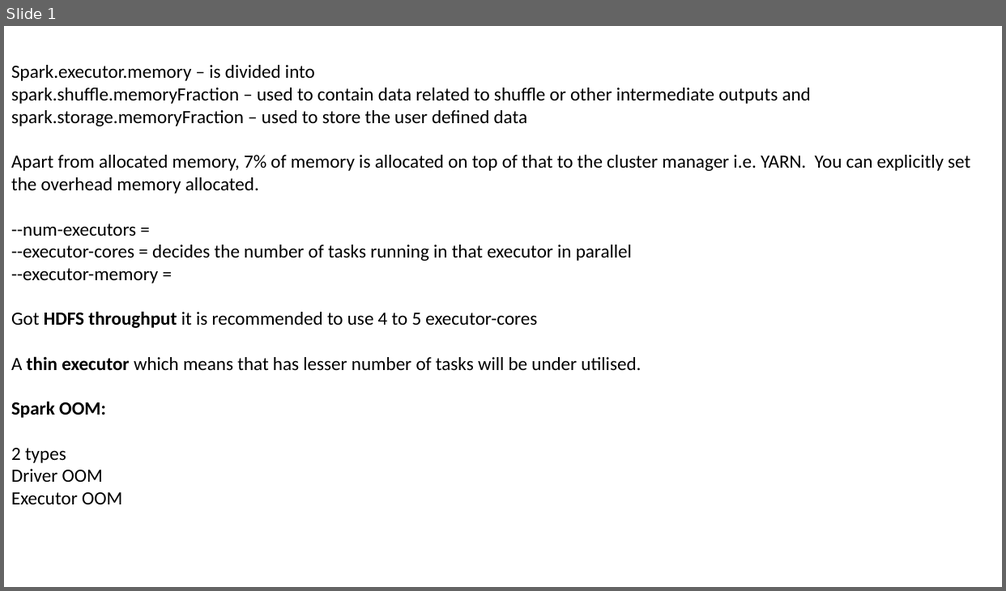
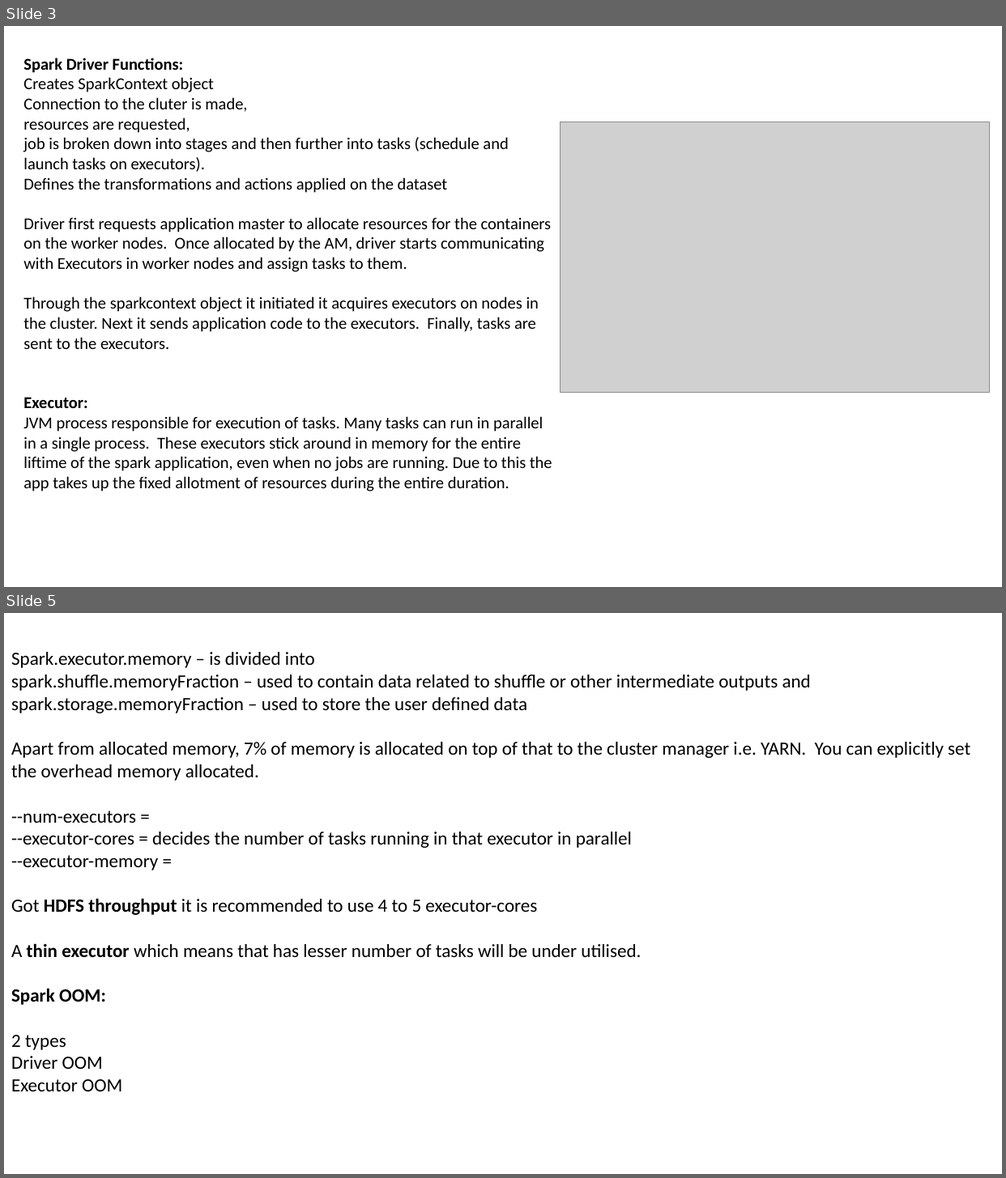
Before and after one commit to samRddhimat/onlinefiles, a slide deck: Spark Memory Tips.pptx. Shown one above the other, each under a label of ours: slide 1 before the commit, slides 3 and 5 after it; the slides between them are not shown. The pictures are 1006x591 and 1006x1178 pixels, drawn with LibreOffice and Linux fonts; fonts in the diff are those of the drawing; grey boxes stand for pictures. Boxes give left, top, right and bottom in pixels: in the first picture for what was removed or moved away, otherwise in the second. Text is boxed around its words. In the diff, an @@ line names an element or a change of style, - is before the commit and + after.

```diff
--- a/Spark Memory Tips.pptx
+++ b/Spark Memory Tips.pptx
@@ slide 3 added at bbox=[4, 26, 1002, 587], background #FFFFFF @@
@@ text added at bbox=[23, 58, 552, 492], 16 pt, text #000000 @@
+Spark Driver Functions:
+Creates SparkContext object
+Connection to the cluter is made,
+resources are requested,
+job is broken down into stages and then further into tasks (schedule and launch tasks on executors).
+Defines the transformations and actions applied on the dataset
+Driver first requests application master to allocate resources for the containers on the worker nodes. Once allocated by the AM, driver starts communicating with Executors in worker nodes and assign tasks to them.
+Through the sparkcontext object it initiated it acquires executors on nodes in the cluster. Next it sends application code to the executors. Finally, tasks are sent to the executors.
+Executor:
+JVM process responsible for execution of tasks. Many tasks can run in parallel in a single process. These executors stick around in memory for the entire liftime of the spark application, even when no jobs are running. Due to this the app takes up the fixed allotment of resources during the entire duration.
@@ picture added at bbox=[560, 122, 990, 393] @@
@@ what was slide 1 is now slide 5 @@
```
Also in this commit, not shown: 3 slides changed, 3 other slides added.
